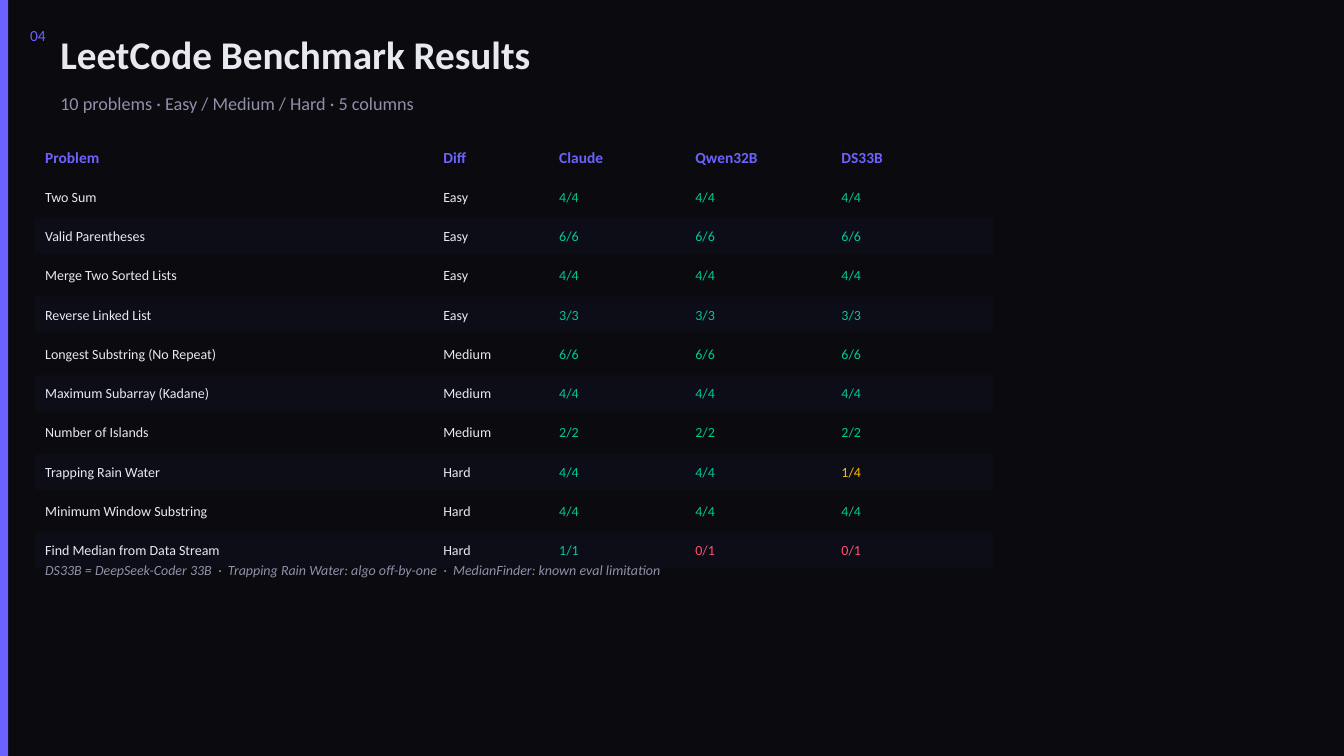
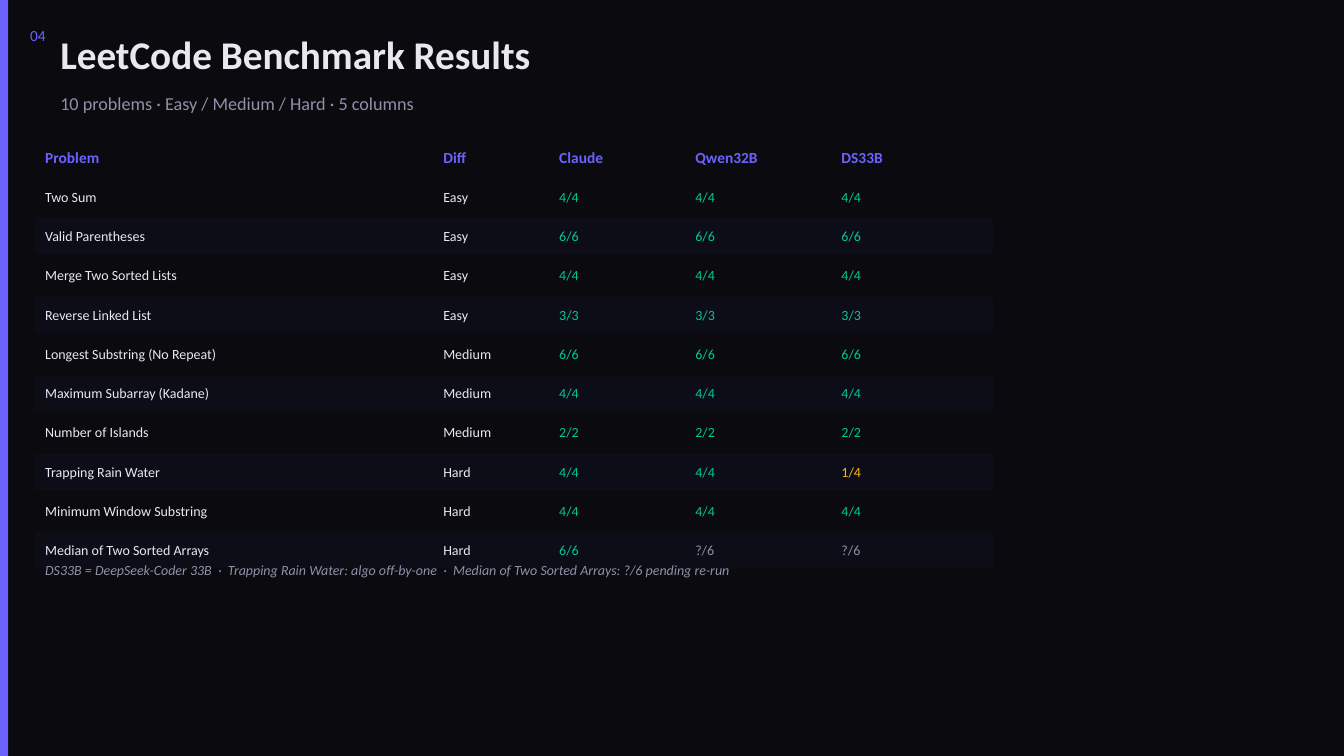
Before and after one commit to dhir-man/Claude-Trading-Bot, a slide deck: slide 4 of LLM-Coding-Eval-Report.pptx. Drawn at 1344x756 pixels with LibreOffice and Linux fonts; fonts in the diff are those of the drawing. Boxes give left, top, right and bottom in pixels: in the first picture for what was removed or moved away, otherwise in the second. Text is boxed around its words. In the diff, an @@ line names an element or a change of style, - is before the commit and + after.

```diff
--- a/LLM-Coding-Eval-Report.pptx
+++ b/LLM-Coding-Eval-Report.pptx
@@ text at [45,565,730,578]: text changed @@
-DS33B = DeepSeek-Coder 33B · Trapping Rain Water: algo off-by-one · MedianFinder: known eval limitation
+DS33B = DeepSeek-Coder 33B · Trapping Rain Water: algo off-by-one · Median of Two Sorted Arrays: ?/6 pending re-run
@@ text at [45,545,210,558]: text changed @@
-Find Median from Data Stream
+Median of Two Sorted Arrays
@@ text at [559,545,579,556]: text changed @@
-1/1
+6/6
@@ text at [695,545,714,555]: text changed; text colour #FF4F6B to #9090A8 @@
-0/1
+?/6
@@ text at [841,545,860,556]: text changed; text colour #FF4F6B to #9090A8 @@
-0/1
+?/6
```
Also in this commit, not shown: 5 other slides changed, 1 slide added, 3 other files.
